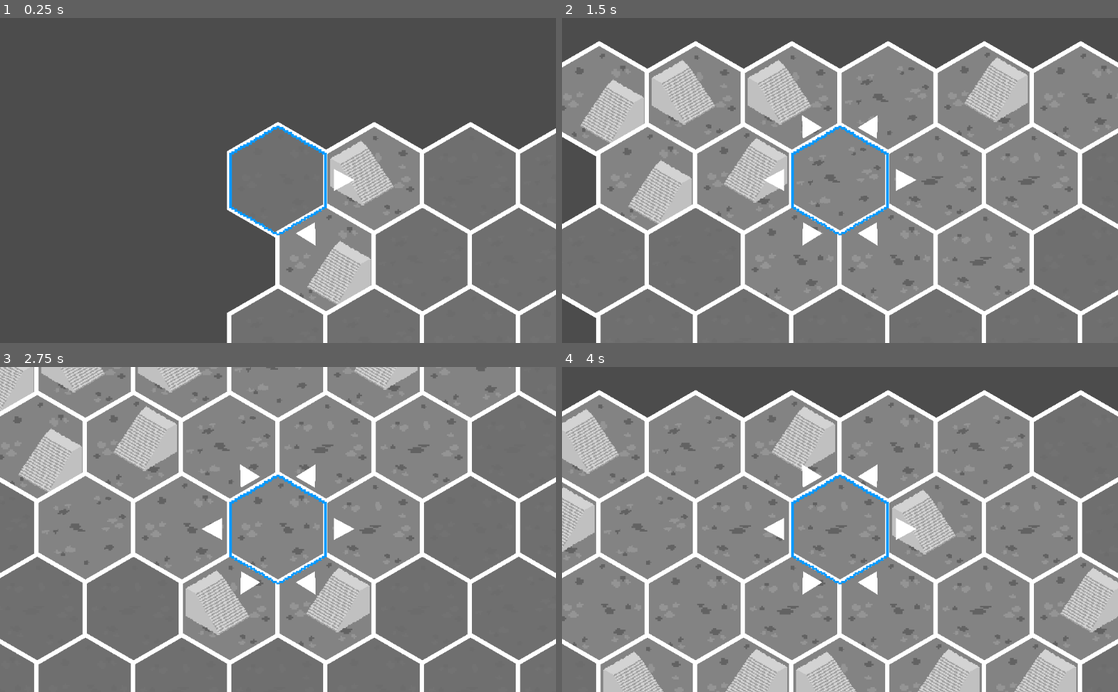
Above: before the commit, frames 1-4 (two rows, left to right).
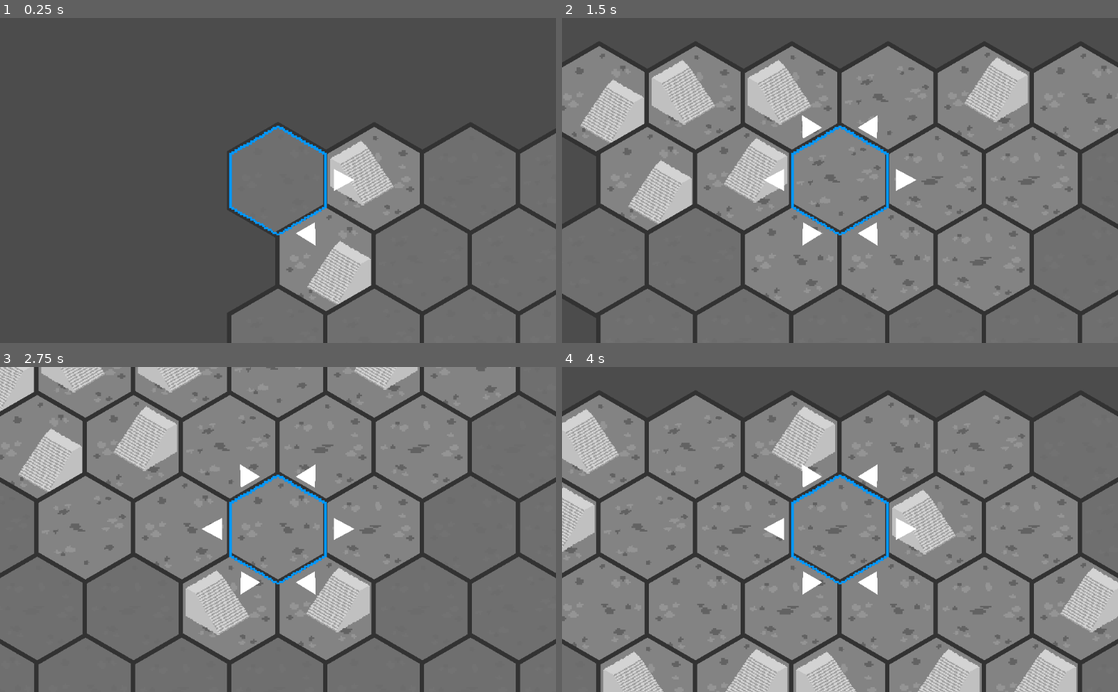
Above: after the commit, the same moments.

Repository: TeodorVecerdi/godot_intake_remake
Game: Godot game, scene res://Scenes/HexGrid.tscn
Same seed, same stepped clock (60 frames per second), same inputs: the game is played once before the commit and once after it. The project has no main scene, so this scene is started directly.
Inputs (mouse positions are in pixels of both pictures, inside the frame that each line leads up to):
- Up to frame 1 (0.25 s): no input
- Up to frame 2 (1.5 s): tap Enter at 0.5 s; move the mouse to (962, 164) at 0.52 s; hold D 0.53-1.28 s; hold E 0.53-1.28 s; click (962, 164) at 0.67 s; tap Space at 1.25 s; move the mouse to (728, 196) at 1.27 s; hold A from 1.28 s (still down); tap C at 1.35 s
- Up to frame 3 (2.75 s): tap Enter at 2 s; move the mouse to (333, 458) at 2.02 s; release A at 2.03 s; hold D from 2.03 s (still down); hold Z from 2.03 s (still down)
- Up to frame 4 (4 s): tap Space at 2.75 s; move the mouse to (812, 594) at 2.77 s; release Z at 2.78 s; tap Q at 2.85 s; click (812, 594) at 2.92 s; tap Enter at 3.5 s; move the mouse to (1006, 578) at 3.52 s; release D at 3.53 s; hold A from 3.53 s (still down); hold E from 3.53 s (still down)

The runs differ from the first frame. In frame 1, 3.9% of the frame differs, in the area x 40-100%, y 31-100%; in frame 2, 9.0%; in frame 3, 9.4%, in the area x 0-100%, y 0-100%; in frame 4, 9.0%.

Commit message:
Add wall colors

Diff:
--- a/Scenes/HexCell.tscn
+++ b/Scenes/HexCell.tscn
@@ -11,36 +11,42 @@
 [node name="Walls" type="Node2D" parent="."]
 
 [node name="wall_upper_right" type="Sprite" parent="Walls"]
+self_modulate = Color( 0.2, 0.2, 0.2, 1 )
 position = Vector2( 45.2653, -77.5119 )
 rotation = 0.523599
 scale = Vector2( 27, 2 )
 texture = ExtResource( 3 )
 
 [node name="wall_right" type="Sprite" parent="Walls"]
-position = Vector2( 90, 0 )
+self_modulate = Color( 0.2, 0.2, 0.2, 1 )
+position = Vector2( 90, 0.374573 )
 rotation = 1.5708
 scale = Vector2( 27, 2 )
 texture = ExtResource( 3 )
 
 [node name="wall_lower_right" type="Sprite" parent="Walls"]
+self_modulate = Color( 0.2, 0.2, 0.2, 1 )
 position = Vector2( 45.265, 77.512 )
 rotation = -0.523599
 scale = Vector2( 27, 2 )
 texture = ExtResource( 3 )
 
 [node name="wall_lower_left" type="Sprite" parent="Walls"]
+self_modulate = Color( 0.2, 0.2, 0.2, 1 )
 position = Vector2( -45.265, 77.512 )
 rotation = 0.523599
 scale = Vector2( 27, 2 )
 texture = ExtResource( 3 )
 
 [node name="wall_left" type="Sprite" parent="Walls"]
+self_modulate = Color( 0.2, 0.2, 0.2, 1 )
 position = Vector2( -90, 0 )
 rotation = 1.5708
 scale = Vector2( 27, 2 )
 texture = ExtResource( 3 )
 
 [node name="wall_upper_left" type="Sprite" parent="Walls"]
+self_modulate = Color( 0.2, 0.2, 0.2, 1 )
 position = Vector2( -45.265, -77.512 )
 rotation = -0.523599
 scale = Vector2( 27, 2 )
